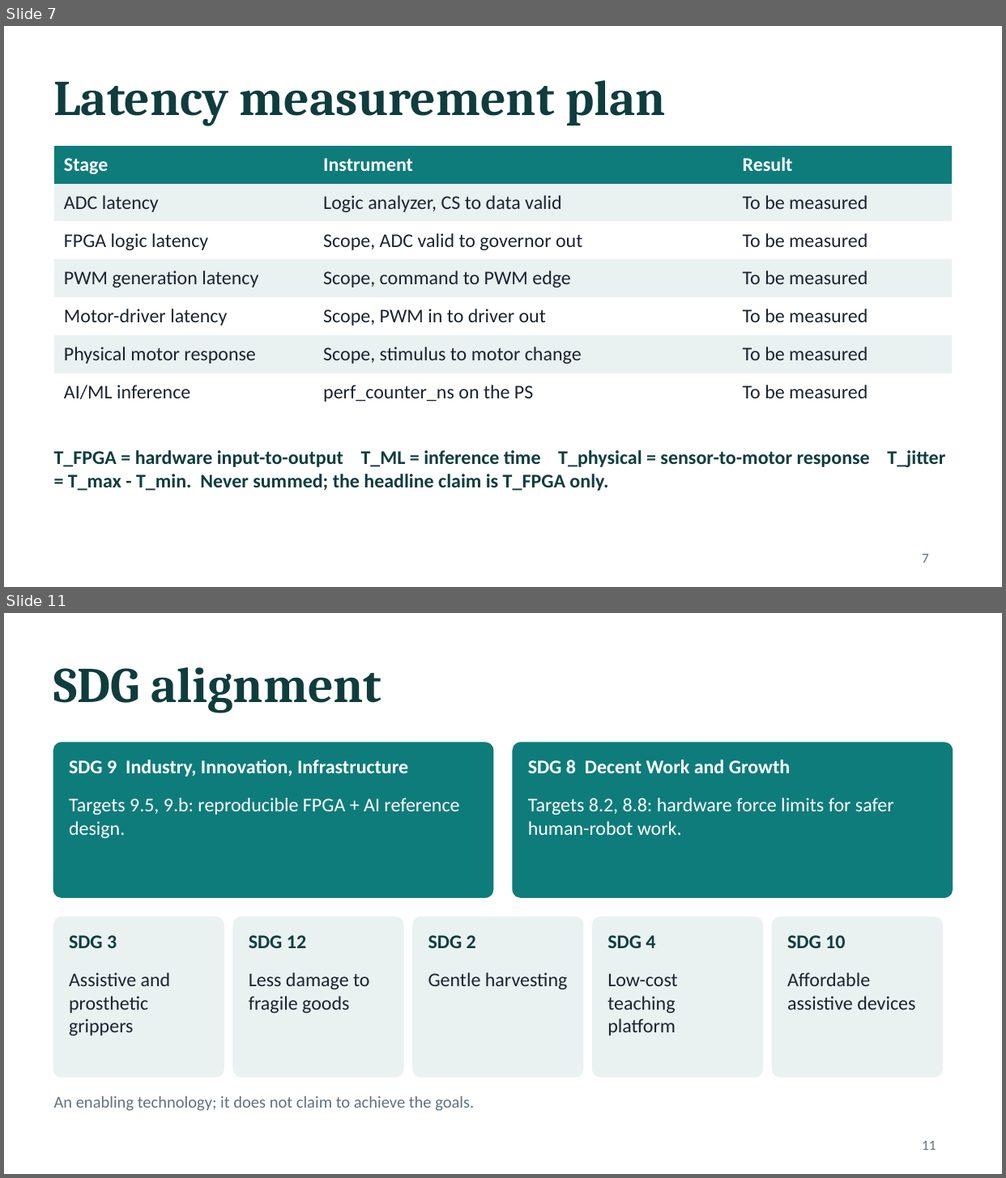
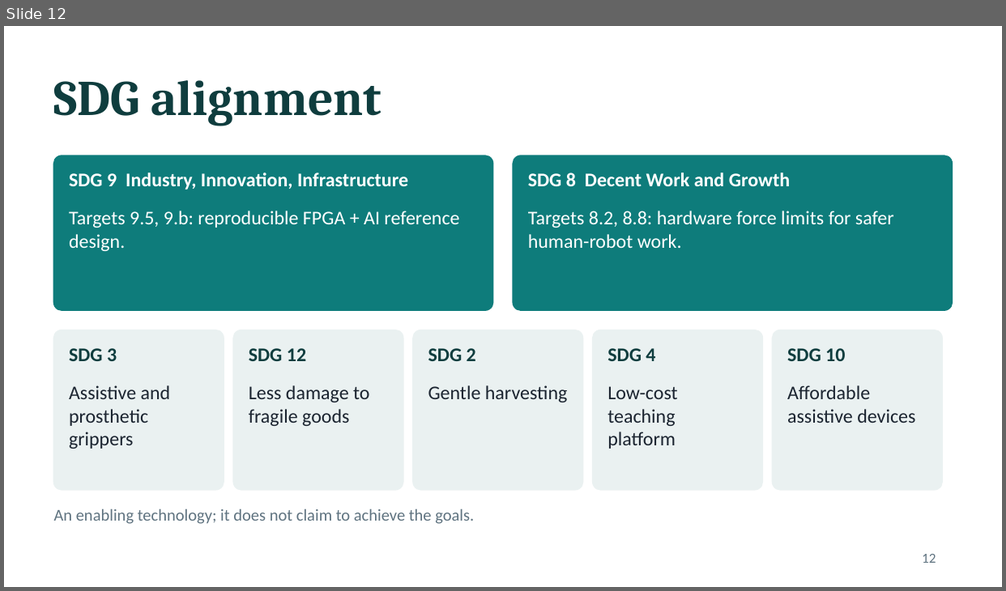
Before and after one commit to sanjiv283/tactile-reflex-system, a slide deck: docs/tactile_reflex_system.pptx. Shown one above the other, each under a label of ours: slides 7 and 11 before the commit, slide 12 after it; the slides between them are not shown. The pictures are 1006x1178 and 1006x591 pixels, drawn with LibreOffice and Linux fonts; fonts in the diff are those of the drawing. Boxes give left, top, right and bottom in pixels: in the first picture for what was removed or moved away, otherwise in the second. Text is boxed around its words. In the diff, an @@ line names an element or a change of style, - is before the commit and + after.

```diff
--- a/docs/tactile_reflex_system.pptx
+++ b/docs/tactile_reflex_system.pptx
@@ slide 7 removed at [4, 26, 1002, 587], background #FFFFFF @@
@@ title removed at [54, 80, 666, 126] @@
-Latency measurement plan
@@ table removed at [54, 146, 952, 405], 7 rows, 3 columns @@
-Stage | Instrument | Result
-ADC latency | Logic analyzer, CS to data valid | To be measured
-FPGA logic latency | Scope, ADC valid to governor out | To be measured
-PWM generation latency | Scope, command to PWM edge | To be measured
-Motor-driver latency | Scope, PWM in to driver out | To be measured
-Physical motor response | Scope, stimulus to motor change | To be measured
-AI/ML inference | perf_counter_ns on the PS | To be measured
@@ text removed at [54, 450, 945, 491] @@
-T_FPGA = hardware input-to-output T_ML = inference time T_physical = sensor-to-motor response T_jitter = T_max - T_min. Never summed; the headline claim is T_FPGA only.
@@ page number removed at [922, 554, 929, 563] @@
-7
@@ what was slide 11 is now slide 12 @@
@@ page number at [922, 554, 936, 563]: text changed @@
-11
+12
```
Also in this commit, not shown: 6 slides changed, 7 slides added, 5 other slides removed, 11 other files.
